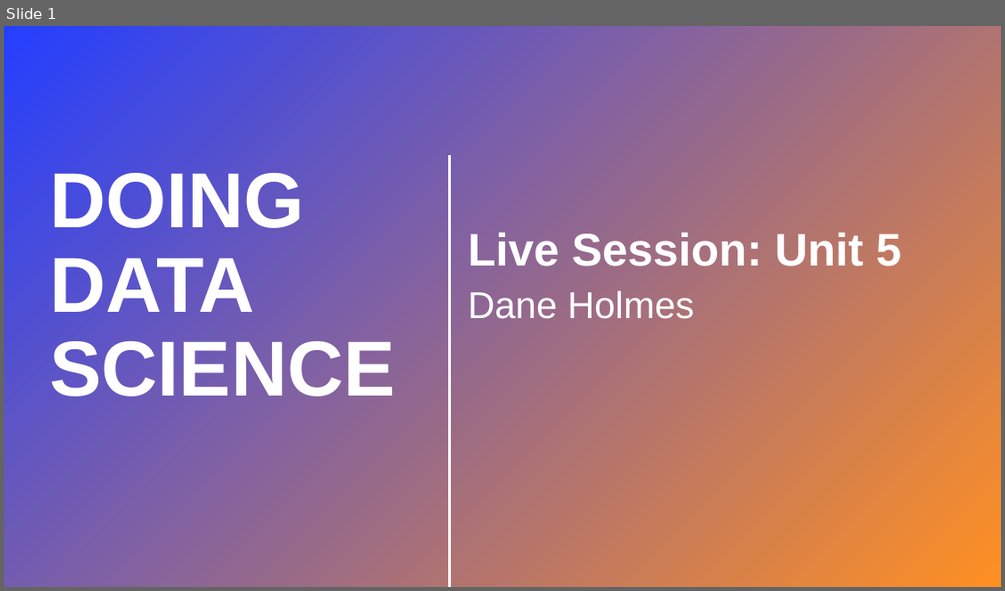
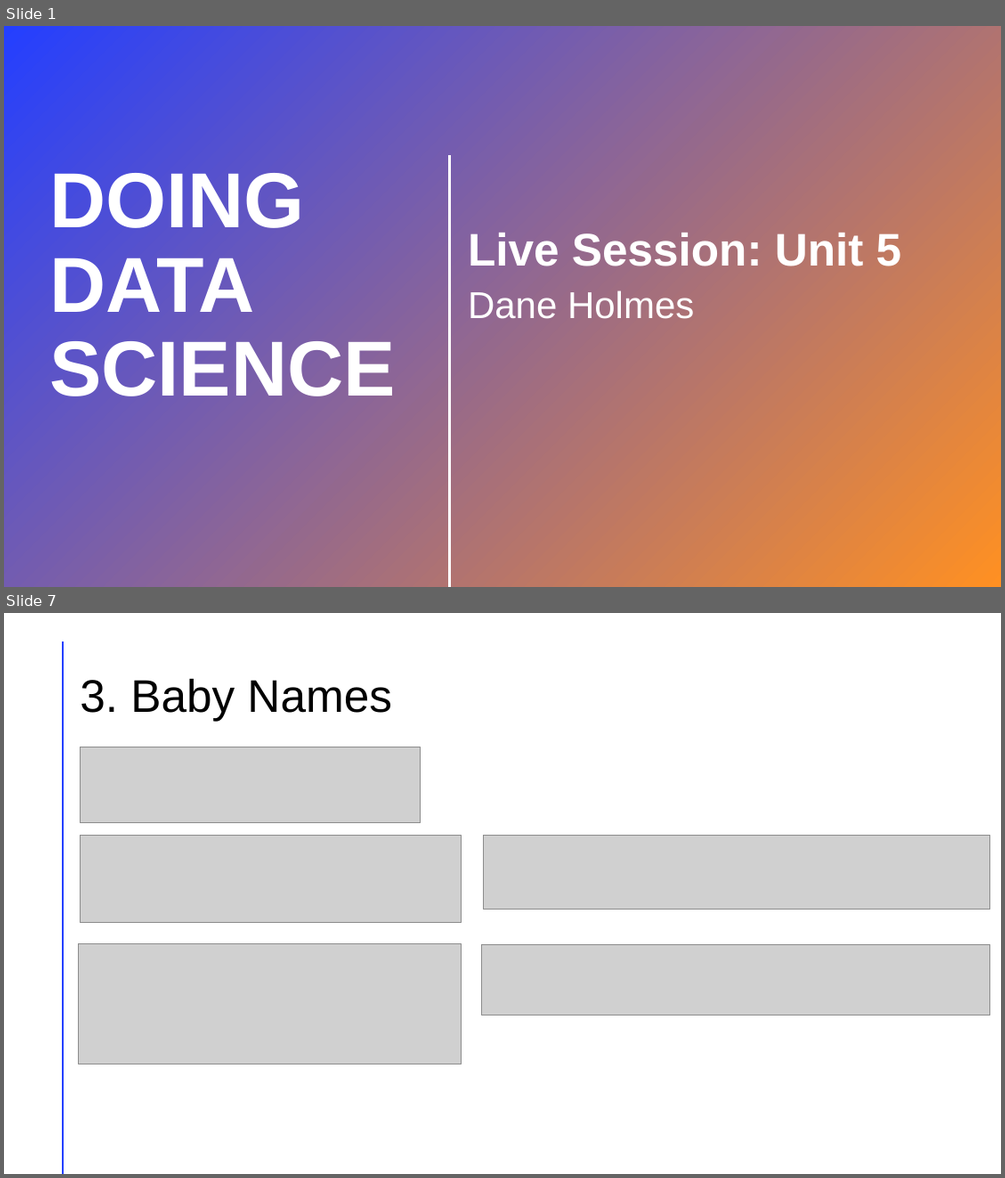
Before and after one commit to cdholmes11/Doing_Data_Science, a slide deck: Unit-5/Dane_Holmes_Live_Session_5.pptx. Shown one above the other, each under a label of ours: slide 1 before the commit, slides 1 and 7 after it; the slides between them are not shown. The pictures are 1005x591 and 1005x1178 pixels, drawn with LibreOffice and Linux fonts; fonts in the diff are those of the drawing; grey boxes stand for pictures; background and template pictures are left out; a plain dark background stands for a picture behind light text. Boxes give left, top, right and bottom in pixels: in the first picture for what was removed or moved away, otherwise in the second. Text is boxed around its words. In the diff, an @@ line names an element or a change of style, - is before the commit and + after.

```diff
--- a/Unit-5/Dane_Holmes_Live_Session_5.pptx
+++ b/Unit-5/Dane_Holmes_Live_Session_5.pptx
@@ slide 7 added at [4, 613, 1001, 1174], background #FFFFFF @@
@@ line added from (63, 642) to (63, 1173), #FF9022 2 pt @@
@@ title added at [80, 678, 392, 721], 44 pt, text #000000 @@
+3. Baby Names
@@ picture added at [81, 747, 421, 822] @@
@@ picture added at [81, 835, 461, 923] @@
@@ picture added at [484, 835, 990, 909] @@
@@ picture added at [79, 944, 461, 1064] @@
@@ picture added at [481, 944, 990, 1015] @@
```
Also in this commit, not shown: 1 slide changed, 9 other slides added, 2 slides removed, 9 other files.
